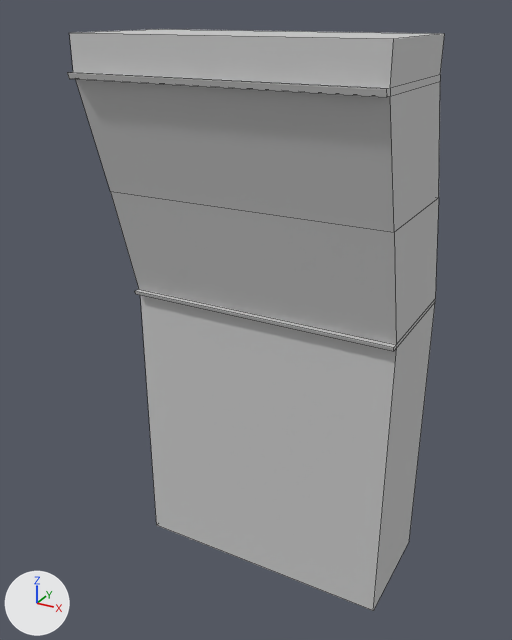
The FBX model Assets/Models/Environment/ST_Ceiling_Dome_A.fbx, before and after one commit.
Both versions are drawn from a camera (50 mm lens) standing at (5.4, -10.25, 10.35) and looking at (-0.23, -0.02, 5.23). Arrows for +X, +Y and +Z are at lower left; the lights stay in place. Mesh edges are drawn as thin lines. Where no turn or scale is listed for an object, it has been applied to the vertices.

The first picture shows 'ST_Ceiling_Dome_A'.
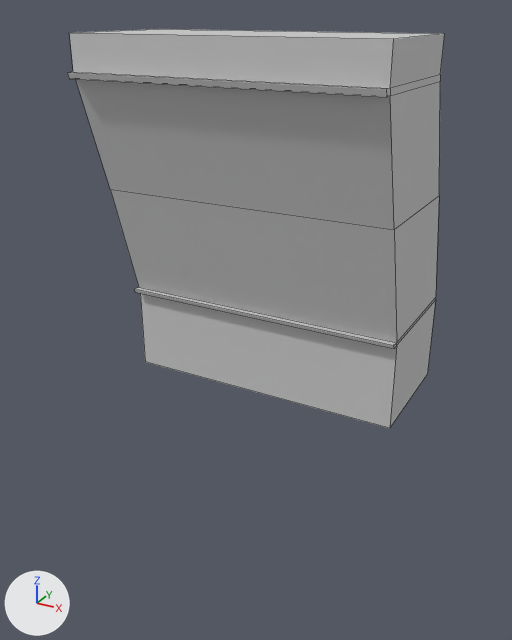
The newer file is also turned or shifted as a whole; pictures and numbers use the older file's frame.

Boxes [x1, y1, x2, y2] around the edits, measured in the pictures (512 x 640 px; the box of a moved part takes in the faces that stretch with it):
```json
{"object": "ST_Ceiling_Dome_A", "change": "reshaped", "before": [67, 29, 444, 611], "after": [67, 29, 444, 428], "on screen": "31% shorter"}
{"part": 1, "of": "me_mesh", "change": "moved or reshaped", "before": [96, 81, 440, 611], "after": [96, 80, 440, 428]}
```

Edits to the scene script, one JSON object a line:
```json
{"block": "me_mesh", "where": "# used by ob_st_ceiling_dome_a; location = (0.0, 0.0, 0.0)"}
{"op": "remove", "block": "me_mesh", "code": "me_mesh.from_pydata(...)  # 36 vertices, 34 faces; spans x -2.5..2.5, y -1.76..1.76, z 0.0..10.02"}
{"op": "add", "block": "me_mesh", "code": "me_mesh.from_pydata(...)  # 36 vertices, 33 faces; spans x -2.5..2.5, y -1.76..1.76, z 4.0..10.02"}
{"block": "me_mesh", "change": "me_mesh part 1"}
{"block": "me_mesh", "change": "4 vertices are removed from x -2.5..2.5, y -0.4..1.76, z 0.0"}
{"block": "me_mesh", "change": "5 faces are deleted"}
{"block": "me_mesh", "change": "12 vertices in x -2.5..2.5, y -0.56..1.76, z 5.48..5.54 move by (0.0, 0.0, 0.04)"}
{"block": "me_mesh", "change": "4 vertices in x -2.5..2.5, y -1.01..1.23, z 7.51 move by (0.0, 0.0, 0.03)"}
{"block": "me_mesh", "change": "4 vertices are added at (-2.5, 1.76, 4.0), (2.5, 1.76, 4.0), (2.5, -0.4, 4.0), (-2.5, -0.4, 4.0)"}
{"block": "me_mesh", "change": "4 new faces join them"}
```
